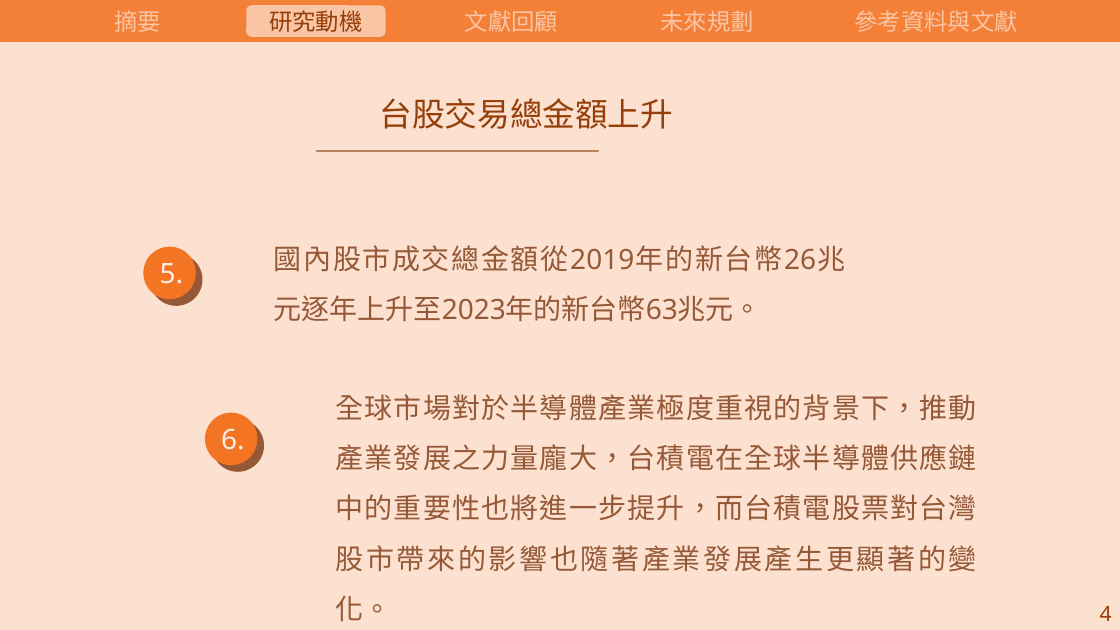
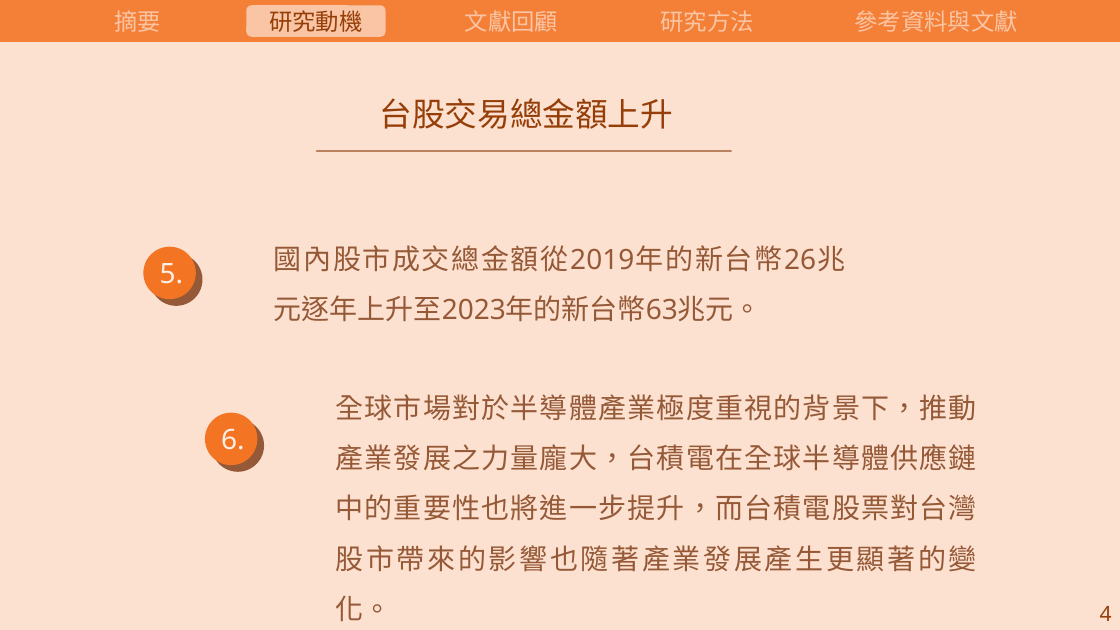
Before and after one commit to carina419/NTUST, a slide deck: slide 8 of 112-2/MI6006701 研究方法/研究方法期末報告.pptx. Drawn at 1120x630 pixels with LibreOffice and Linux fonts; fonts in the diff are those of the drawing. Boxes give left, top, right and bottom in pixels: in the first picture for what was removed or moved away, otherwise in the second. Text is boxed around its words. In the diff, an @@ line names an element or a change of style, - is before the commit and + after.

```diff
--- a/112-2/MI6006701 研究方法/研究方法期末報告.pptx
+++ b/112-2/MI6006701 研究方法/研究方法期末報告.pptx
@@ text at <box>660,10,753,32</box>: text changed @@
-未來規劃
+研究方法
@@ line moved from (598, 151) - (317, 151) to (731, 151) - (317, 151) @@
```
Also in this commit, not shown: 12 other slides changed, 3 slides added, 2 slides removed, 2 other files.
